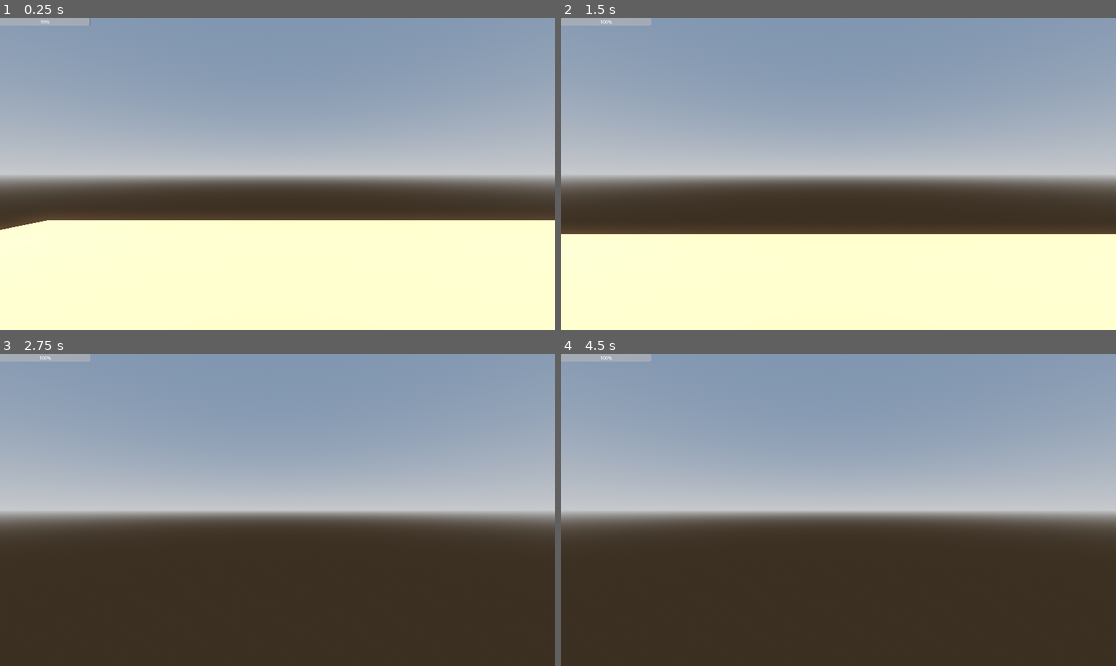
Above: before the commit, frames 1-4 (two rows, left to right).
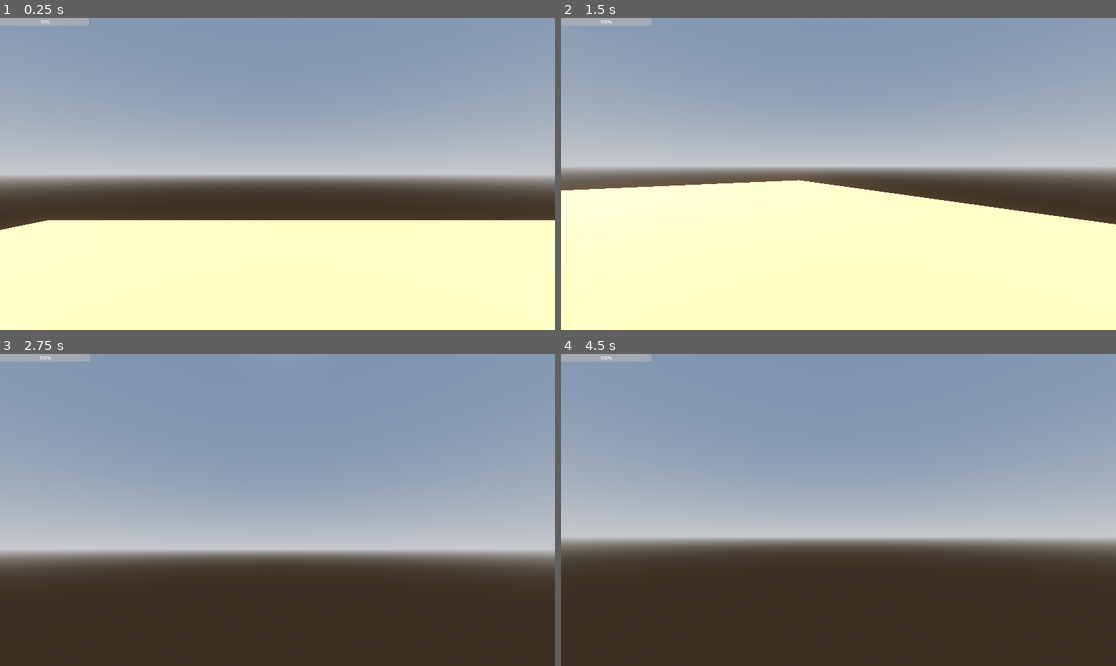
Above: after the commit, the same moments.

Repository: lungcollapser/record
Game: Godot game, scene res://scenes/world.tscn
Same seed, same stepped clock (60 frames per second), same inputs: the game is played once before the commit and once after it.
Inputs (mouse positions are in pixels of both pictures, inside the frame that each line leads up to):
- Up to frame 1 (0.25 s): no input
- Up to frame 2 (1.5 s): tap Enter (ui_accept) at 0.5, 0.77 s; move the mouse to (866, 174) at 0.52 s; hold Shift (sprint) 0.53-1.28 s; hold W (forward) from 0.53 s (still down); move the mouse to (810, 174) at 1.27 s; tap Alt (walk) at 1.35 s
- Up to frame 3 (2.75 s): keep holding W (forward); tap Enter (ui_accept) at 1.52 s; move the mouse to (288, 503) at 2.02 s; hold Shift (sprint) from 2.03 s (still down)
- Up to frame 4 (4.5 s): keep holding W (forward); move the mouse to (832, 516) at 2.77 s; release Shift (sprint) at 2.78 s; tap Alt (walk) at 2.85, 4.35 s; tap Enter (ui_accept) at 3.02, 3.5, 3.77, 4.25 s; move the mouse to (877, 513) at 3.52 s; hold Shift (sprint) 3.53-4.28 s; move the mouse to (794, 506) at 4.27 s

The runs differ from the first frame. In frame 2, 18% of the frame differs, in the area x 0-100%, y 47-70%; in frame 3, 25%, in the area x 0-100%, y 39-70%; in frame 4, 14%.
Error before the commit: Attempt to call function 'update_stamina' in base 'null instance' on a null instance. (res://scripts/stamina_bar.gd:9)

Commit message:
mouse works and playerui is displayed

Diff:
--- a/scenes/player_ui.tscn
+++ b/scenes/player_ui.tscn
@@ -9,6 +9,7 @@
 anchor_bottom = 1.0
 grow_horizontal = 2
 grow_vertical = 2
+mouse_filter = 1
 
 [node name="StaminaBar" type="ProgressBar" parent="."]
 layout_mode = 2
--- a/scenes/world.tscn
+++ b/scenes/world.tscn
@@ -26,7 +26,9 @@
 environment = SubResource("Environment_xmfbt")
 
 [node name="DirectionalLight3D" type="DirectionalLight3D" parent="."]
-transform = Transform3D(-0.866025, -0.433013, 0.25, 0, 0.5, 0.866025, -0.5, 0.75, -0.433013, 0, 0, 0)
+transform = Transform3D(-0.866025, -0.433013, 0.25, 0, 0.5, 0.866025, -0.5, 0.75, -0.433013, 0, 7.53791, 0)
+light_color = Color(0.893508, 1, 0.944718, 1)
+light_volumetric_fog_energy = 3.08
 shadow_enabled = true
 
 [node name="CSGBox3D" type="CSGBox3D" parent="."]
@@ -56,4 +58,6 @@
 [node name="deadbody" parent="." instance=ExtResource("2_cjb3p")]
 transform = Transform3D(1, 0, 0, 0, 1, 0, 0, 0, 1, 5.89709, 3.18732, -2.18354)
 
-[node name="playerui" parent="." instance=ExtResource("2_10icn")]
+[node name="CanvasLayer" type="CanvasLayer" parent="."]
+
+[node name="playerui" parent="CanvasLayer" instance=ExtResource("3_d8ha6")]
--- a/scripts/stamina_bar.gd
+++ b/scripts/stamina_bar.gd
@@ -4,6 +4,3 @@
 func _process(delta: float) -> void:
 	if value < 100:
 		value += 1 * delta
-
-func _ready() -> void:
-	$playerbody3d.update_stamina()
Not shown: 1 places in scenes/world.tscn that only renumber resources
